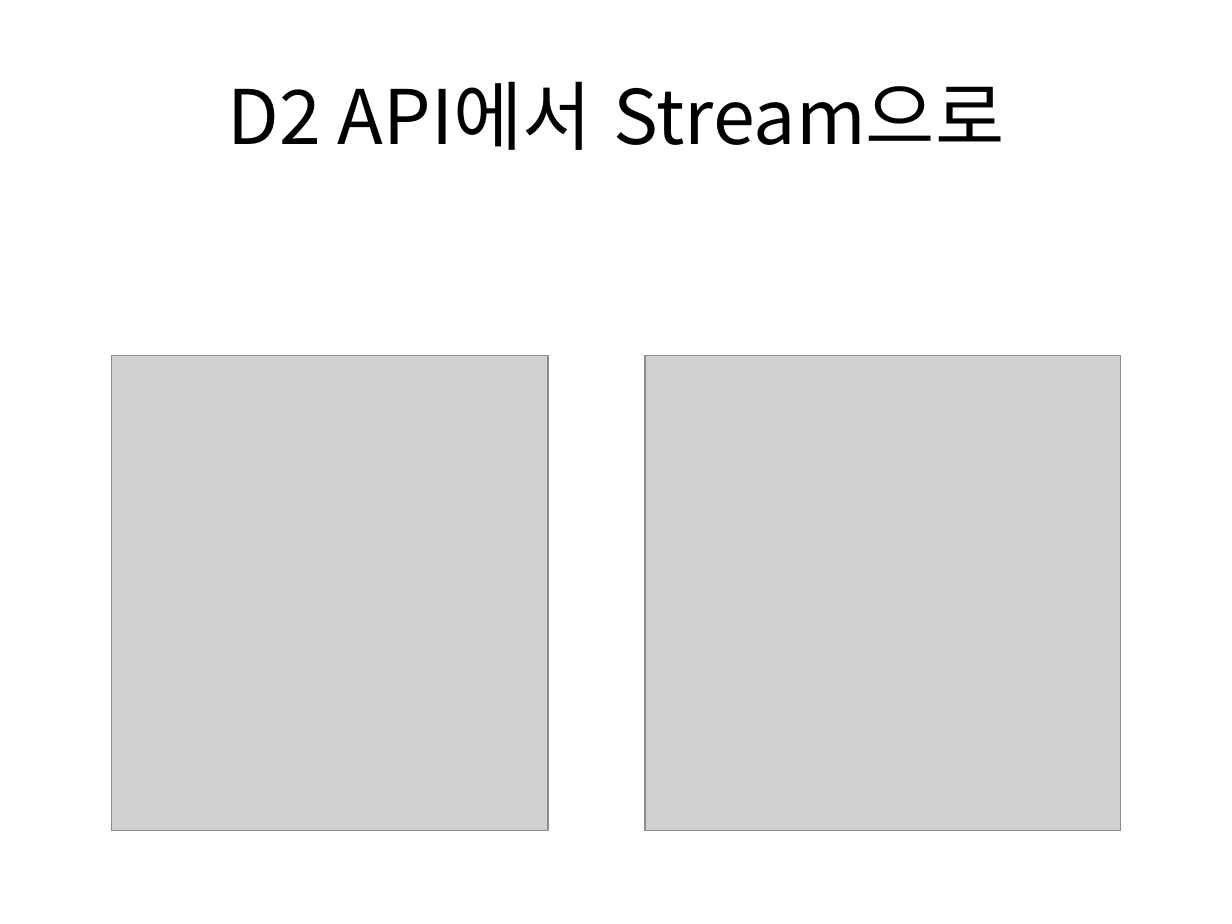
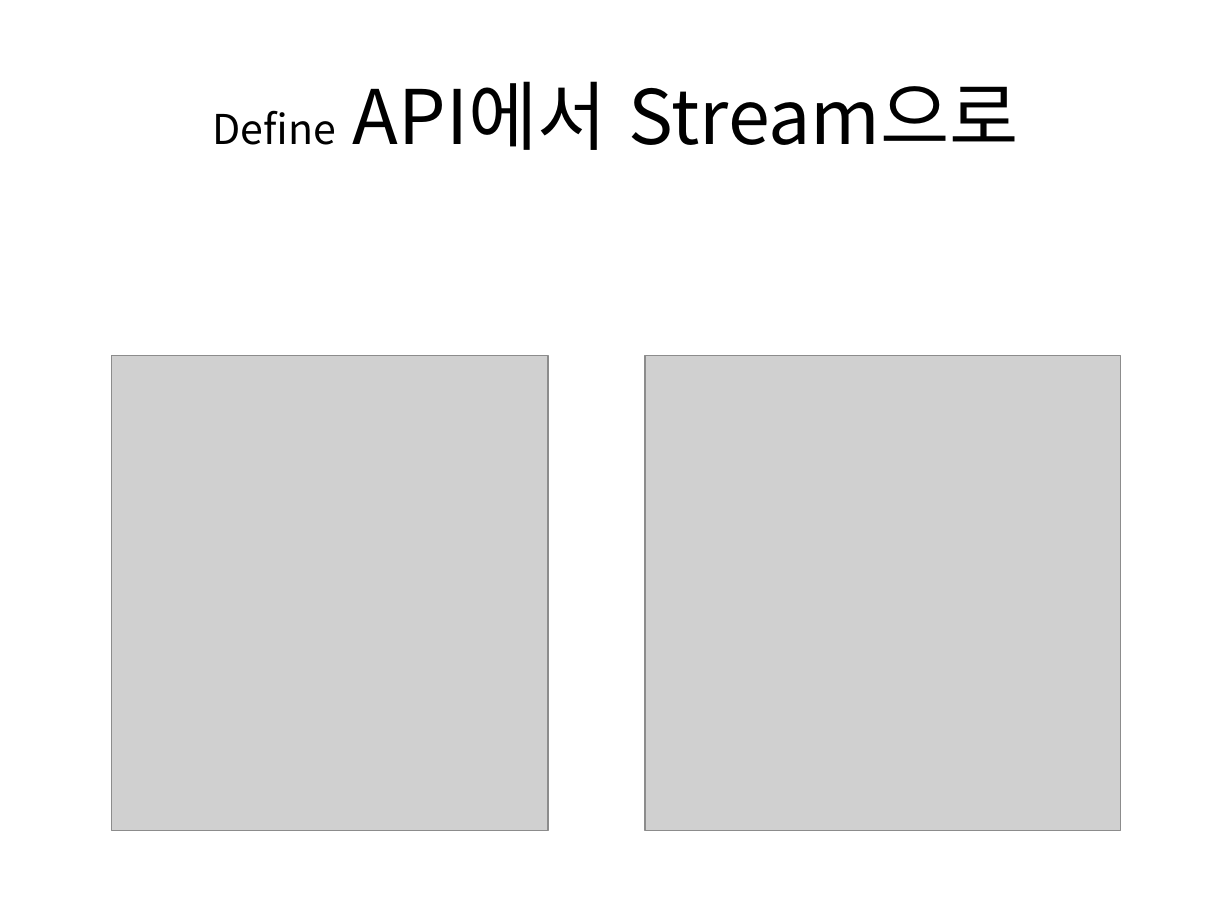
Before and after one commit to bleujin/external, a slide deck: slide 6 of resource/docs/first.pptx (slide 5 before the commit). Drawn at 1232x924 pixels with LibreOffice and Linux fonts; fonts in the diff are those of the drawing; grey boxes stand for pictures. Boxes give left, top, right and bottom in pixels: in the first picture for what was removed or moved away, otherwise in the second. Text is boxed around its words. In the diff, an @@ line names an element or a change of style, - is before the commit and + after.

```diff
--- a/resource/docs/first.pptx
+++ b/resource/docs/first.pptx
@@ title at [213,81,1019,150]: text changed @@
-D2 API에서 Stream으로
+Define API에서 Stream으로
```
Also in this commit, not shown: 3 other slides changed, 5 slides added, 4 slides removed, 4 other files.
